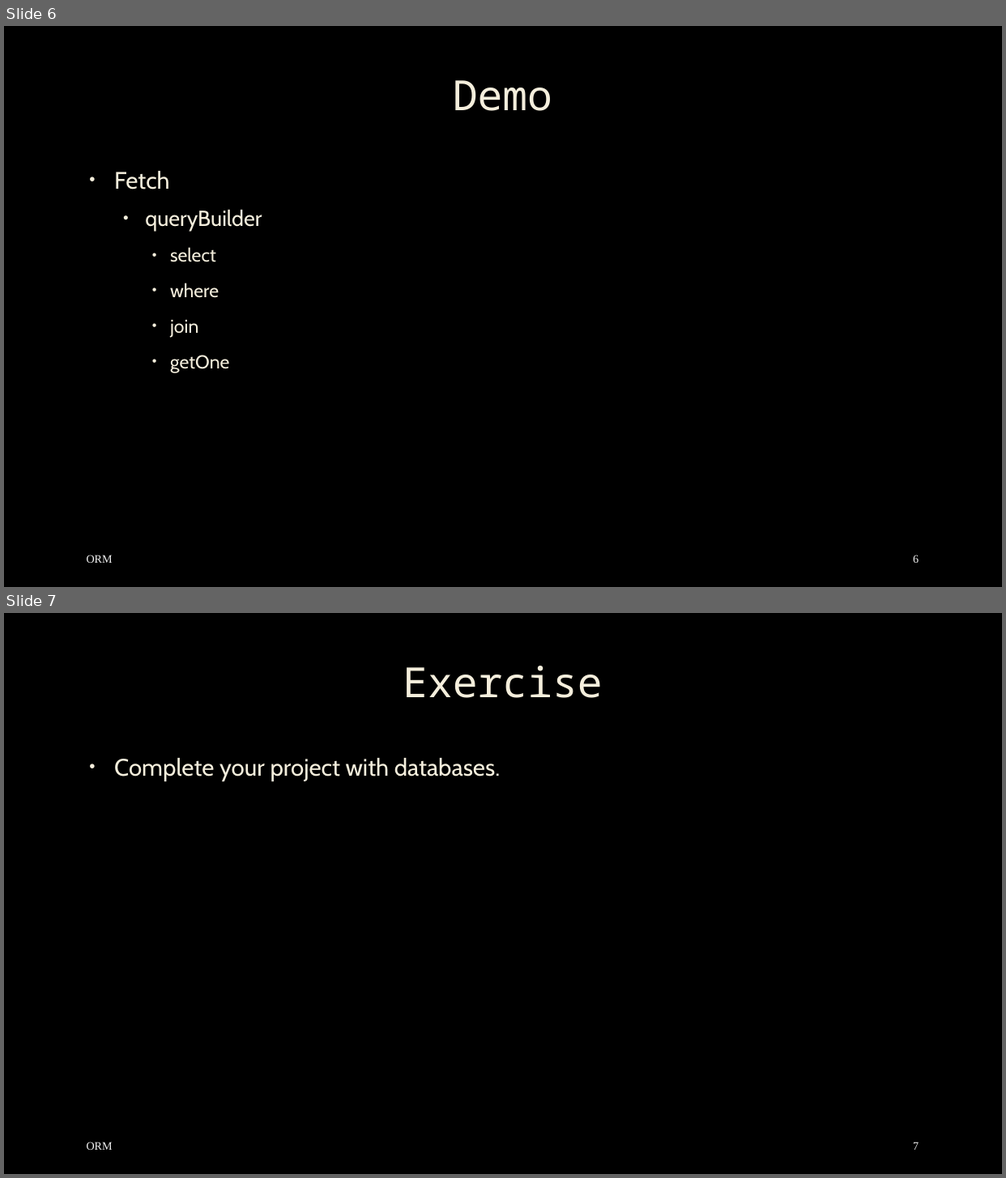
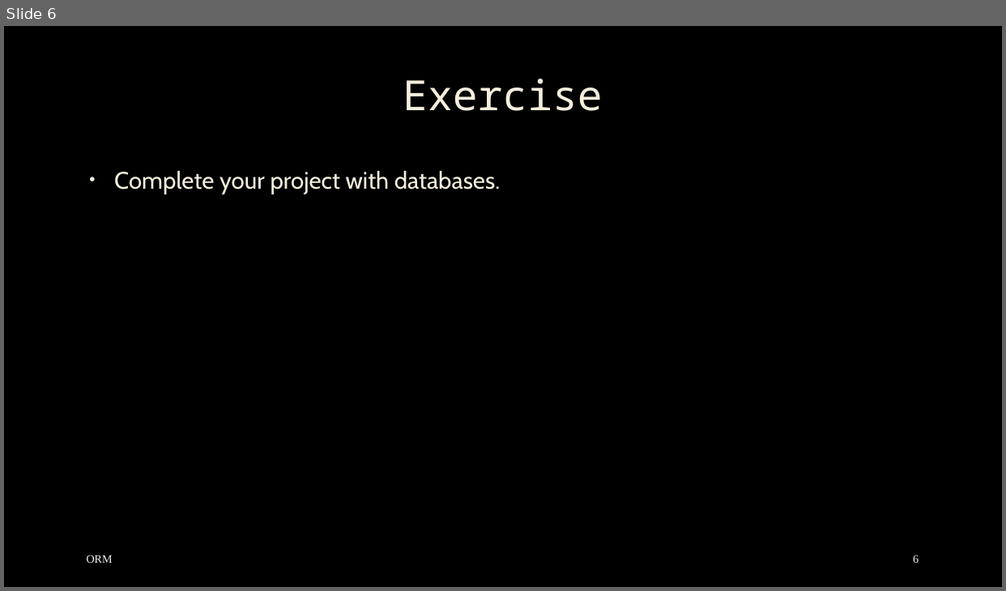
Before and after one commit to mostafa8026/nestjs-course, a slide deck: orm/orm-03.pptx. Shown one above the other, each under a label of ours: slides 6 and 7 before the commit, slide 6 after it. The pictures are 1006x1178 and 1006x591 pixels, drawn with LibreOffice and Linux fonts; fonts in the diff are those of the drawing; background and template pictures are left out. Boxes give left, top, right and bottom in pixels: in the first picture for what was removed or moved away, otherwise in the second. Text is boxed around its words. In the diff, an @@ line names an element or a change of style, - is before the commit and + after.

```diff
--- a/orm/orm-03.pptx
+++ b/orm/orm-03.pptx
@@ slide 6 removed at [4,26,1002,587], background picture (left out) @@
@@ title removed at [453,80,552,111] @@
-Demo
@@ text removed at [114,171,262,373] @@
-• Fetch
-  • queryBuilder
-• select
-• where
-• join
-• getOne
@@ text removed at [87,555,113,563] @@
-ORM
@@ page number removed at [913,555,918,563] @@
-6
@@ what was slide 7 is now slide 6 @@
@@ page number at [913,555,918,563]: text changed @@
-7
+6
```
Also in this commit, not shown: 2 slides changed, 15 other files.
